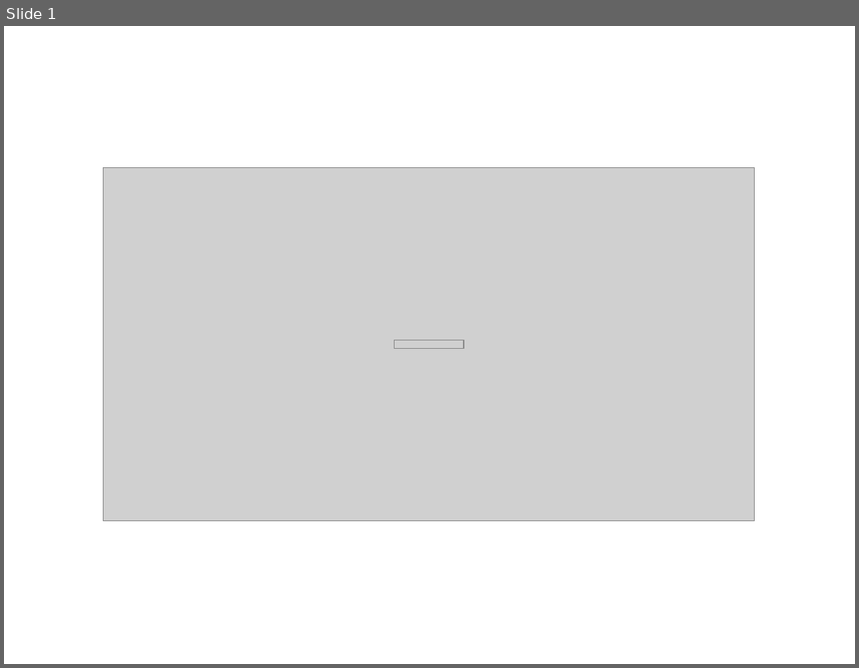
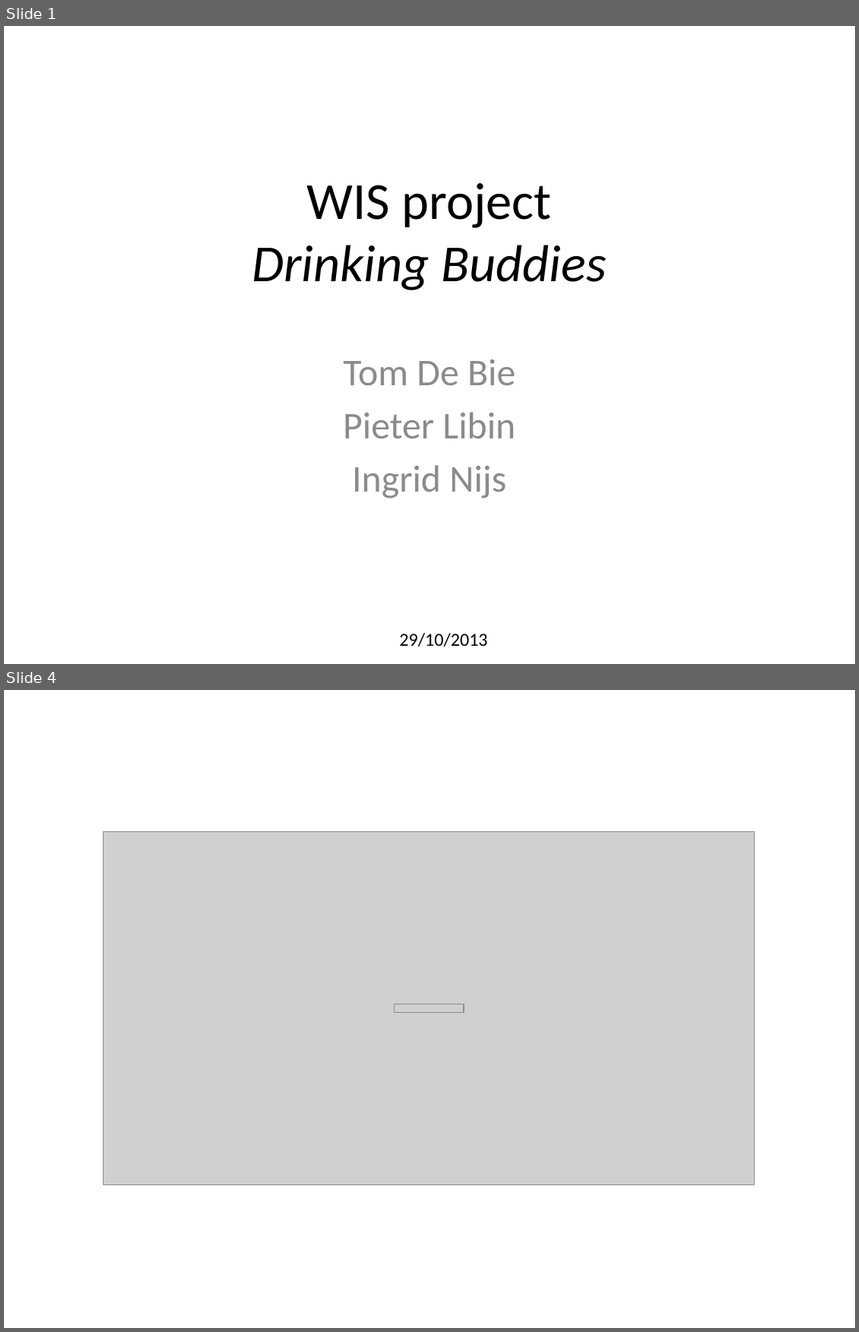
Before and after one commit to plibin-vub/WIS-project, a slide deck: doc/deliverables/presentation-1/WISPresentatie.pptx. Shown one above the other, each under a label of ours: slide 1 before the commit, slides 1 and 4 after it; the slides between them are not shown. The pictures are 859x668 and 859x1332 pixels, drawn with LibreOffice and Linux fonts; fonts in the diff are those of the drawing; grey boxes stand for pictures. Boxes give left, top, right and bottom in pixels: in the first picture for what was removed or moved away, otherwise in the second. Text is boxed around its words. In the diff, an @@ line names an element or a change of style, - is before the commit and + after.

Commit message:
update presentation

```diff
--- a/doc/deliverables/presentation-1/WISPresentatie.pptx
+++ b/doc/deliverables/presentation-1/WISPresentatie.pptx
@@ slide 1 added at [4, 26, 855, 664], background #FFFFFF @@
@@ title added at [252, 183, 607, 290], 44 pt, text #000000, italic @@
+WIS project
+Drinking Buddies
@@ subtitle added at [343, 360, 515, 499], 32 pt, text #8C8C8C @@
+Tom De Bie
+Pieter Libin
+Ingrid Nijs
@@ text added at [399, 633, 487, 647], 15.5 pt, text #000000 @@
+29/10/2013
@@ what was slide 1 is now slide 4 @@
```
Also in this commit, not shown: 2 other slides added.
